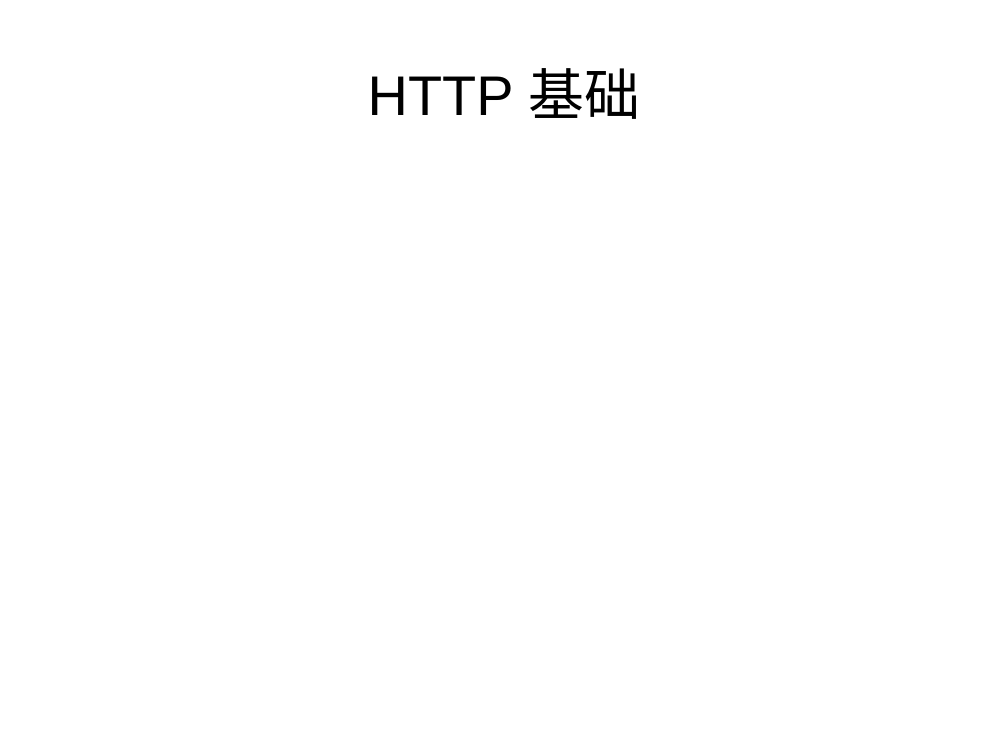
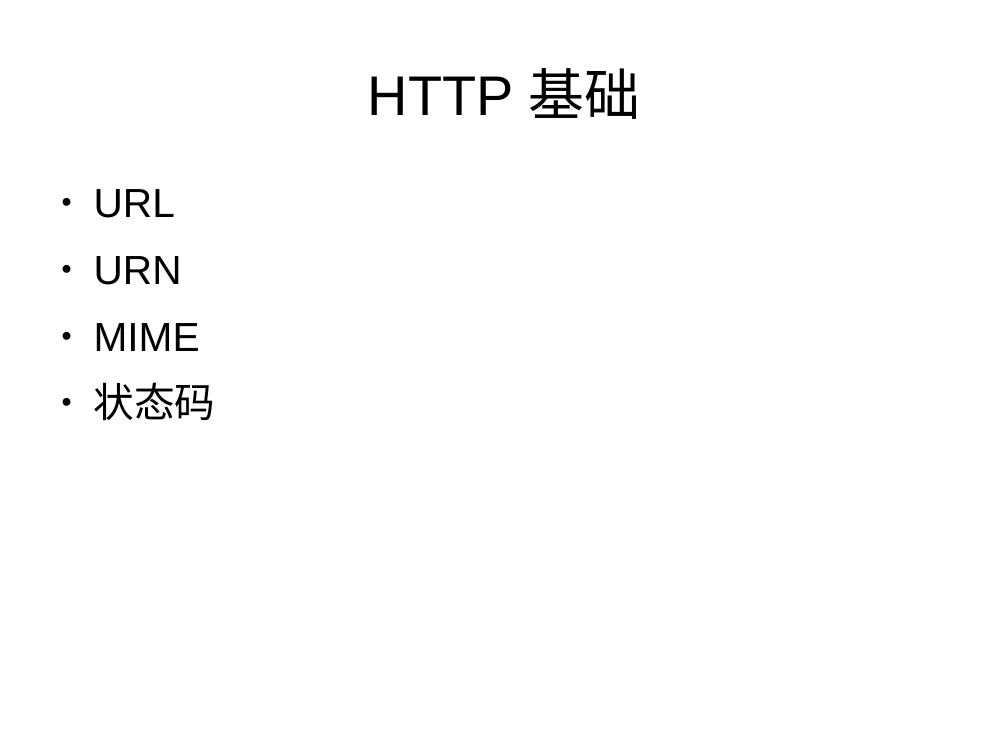
Before and after one commit to morro-wind/share, a slide deck: slide 5 of WEBterms/WEB-Terms.odp (slide 3 before the commit). Drawn at 1008x756 pixels with LibreOffice and Linux fonts; fonts in the diff are those of the drawing. Boxes give left, top, right and bottom in pixels: in the first picture for what was removed or moved away, otherwise in the second. Text is boxed around its words. In the diff, an @@ line names an element or a change of style, - is before the commit and + after.

```diff
--- a/WEBterms/WEB-Terms.odp
+++ b/WEBterms/WEB-Terms.odp
@@ text added at [94, 189, 216, 421], 32 pt, text #000000 @@
+● URL
+● URN
+● MIME
+● 状态码
```
Also in this commit, not shown: 2 other slides changed, 6 slides added.
